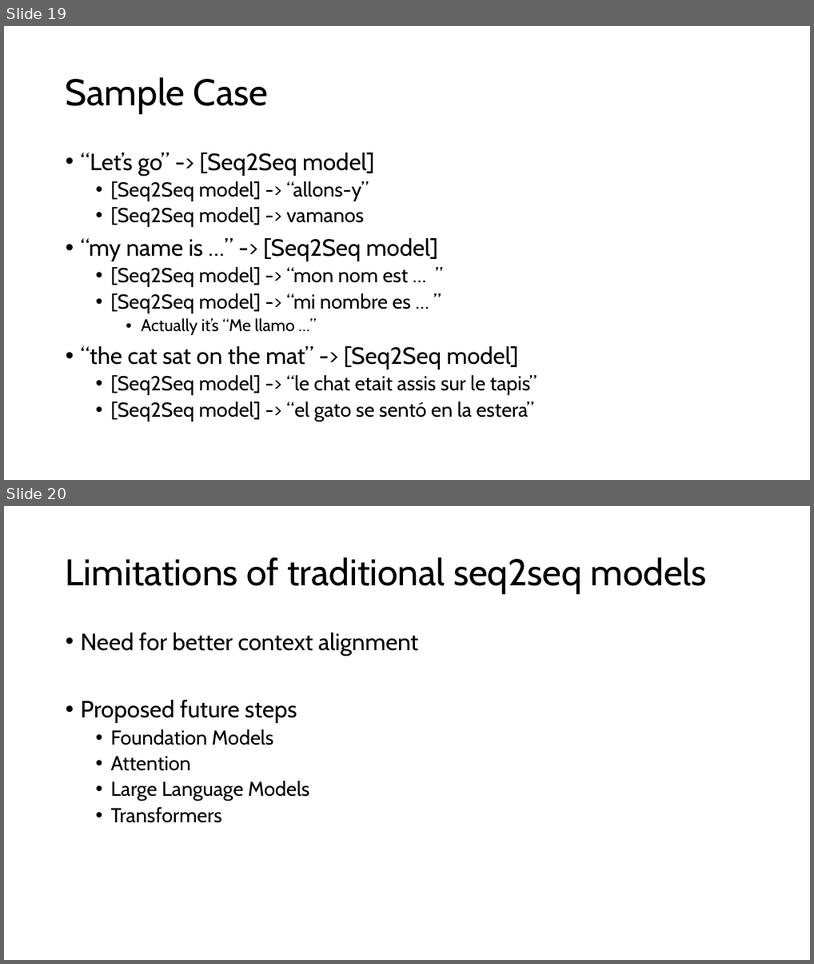
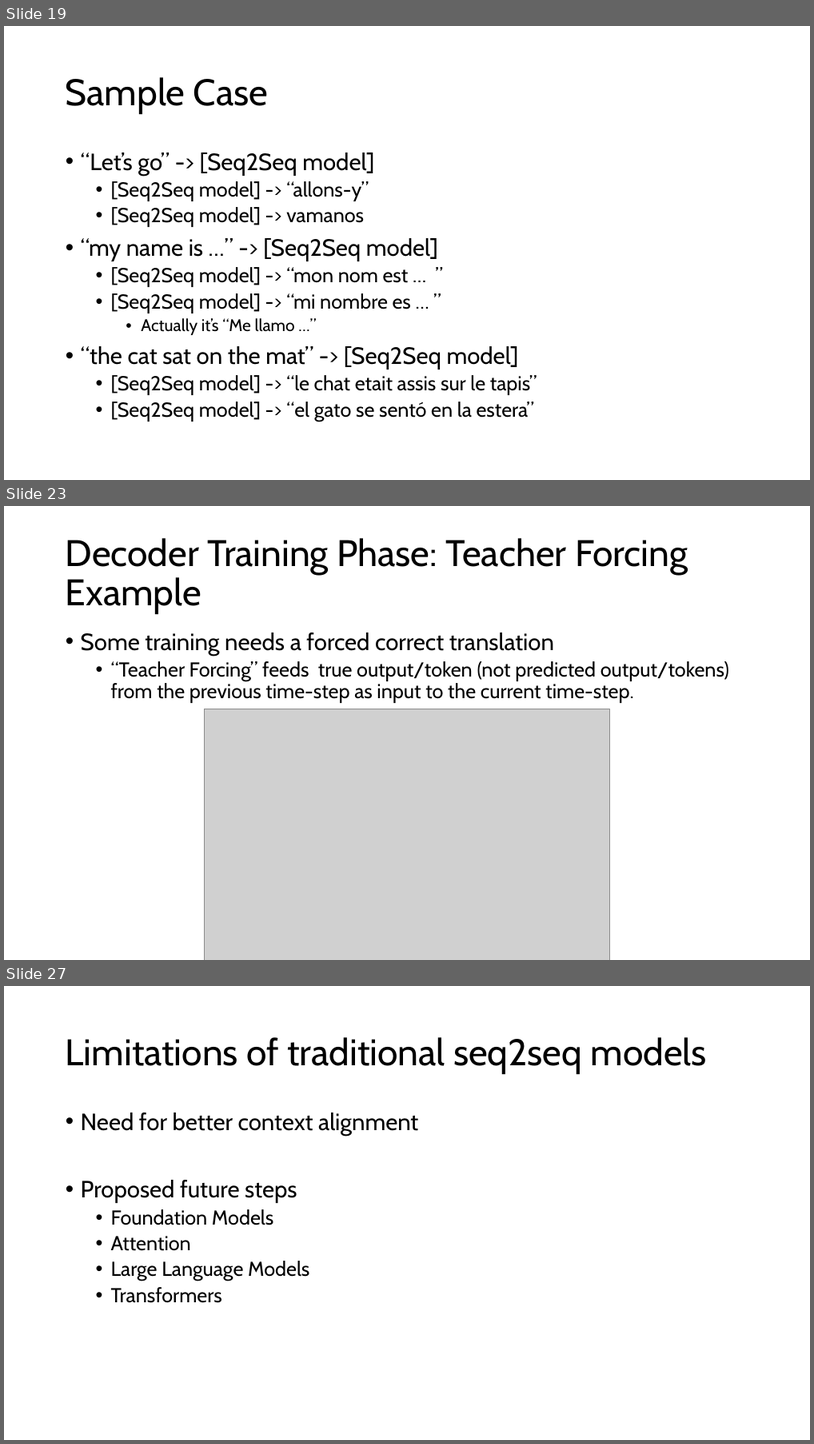
Before and after one commit to gvplacencia/nlp, a slide deck: Seq2Seq.pptx. Shown one above the other, each under a label of ours: slides 19 and 20 before the commit, slides 19, 23 and 27 after it; the slides between them are not shown. The pictures are 814x964 and 814x1444 pixels, drawn with LibreOffice and Linux fonts; fonts in the diff are those of the drawing; grey boxes stand for pictures. Boxes give left, top, right and bottom in pixels: in the first picture for what was removed or moved away, otherwise in the second. Text is boxed around its words. In the diff, an @@ line names an element or a change of style, - is before the commit and + after.

```diff
--- a/Seq2Seq.pptx
+++ b/Seq2Seq.pptx
@@ slide 23 added at [4,506,810,960], background #FFFFFF @@
@@ title added at [66,538,688,614], 44 pt, text #000000 @@
+Decoder Training Phase: Teacher Forcing Example
@@ text added at [81,632,730,703], 24 pt, text #000000 @@
+• Some training needs a forced correct translation
+  • “Teacher Forcing” feeds true output/token (not predicted output/tokens) from the previous time-step as input to the current time-step.
@@ picture added at [204,708,610,960] @@
@@ what was slide 20 is now slide 27 @@
```
Also in this commit, not shown: 5 slides changed, 7 other slides added.
